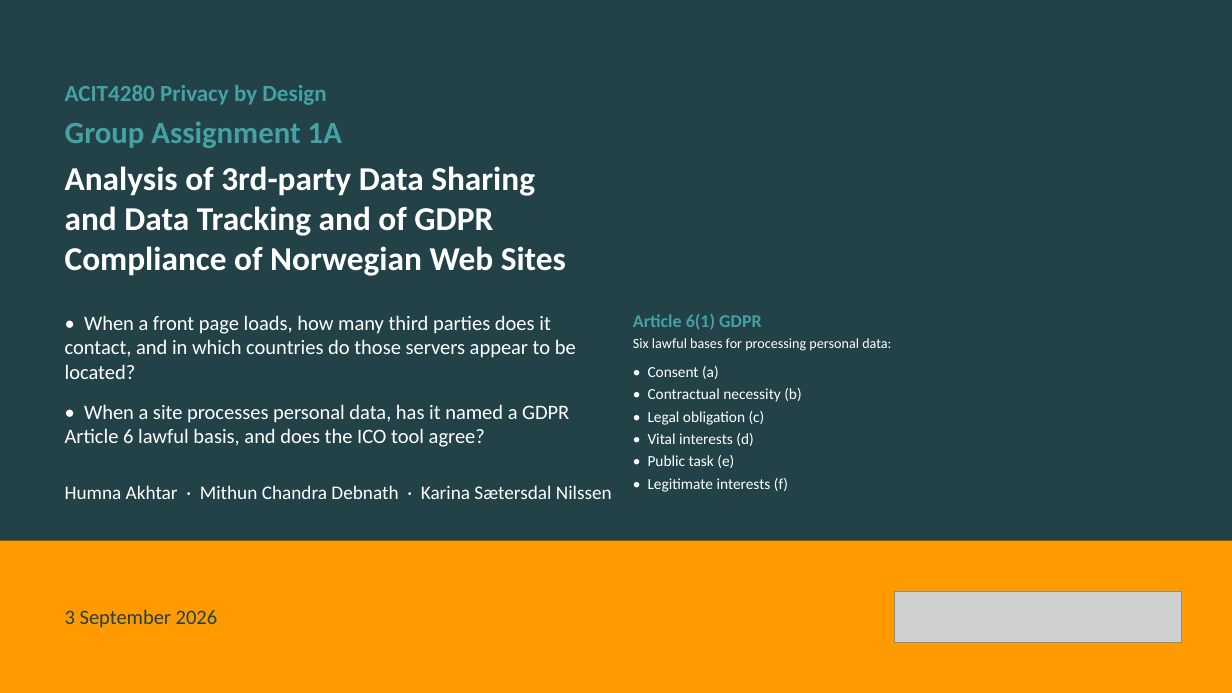
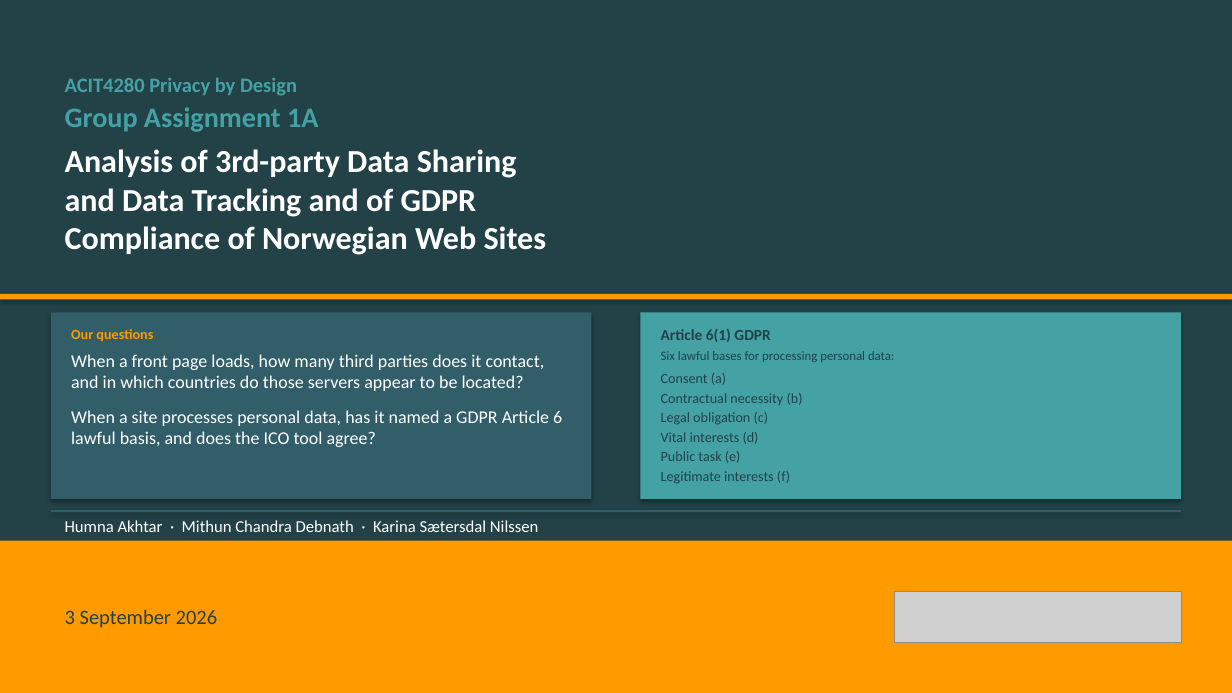
Before and after one commit to kasa031/Bacheloroppgave, a slide deck: slide 1 of ACIT4280_1A_presentation.pptx. Drawn at 1232x693 pixels with LibreOffice and Linux fonts; fonts in the diff are those of the drawing; grey boxes stand for pictures. Boxes give left, top, right and bottom in pixels: in the first picture for what was removed or moved away, otherwise in the second. Text is boxed around its words. In the diff, an @@ line names an element or a change of style, - is before the commit and + after.

```diff
--- a/ACIT4280_1A_presentation.pptx
+++ b/ACIT4280_1A_presentation.pptx
@@ text "ACIT4280 Privacy by Design": place and size @@
-text "ACIT4280 Privacy by Design" at box(65, 85, 326, 105)
+text "ACIT4280 Privacy by Design" at box(65, 78, 297, 96)
@@ text "ACIT4280 Privacy by Design" at box(65, 78, 297, 96): size 18 to 16 pt @@
@@ text "Group Assignment 1A": place and size @@
-text "Group Assignment 1A" at box(65, 121, 342, 148)
+text "Group Assignment 1A" at box(65, 107, 318, 132)
@@ text "Group Assignment 1A" at box(65, 107, 318, 132): size 24 to 22 pt @@
@@ text "Analysis of 3rd-party Data Sharing ...": place and size @@
-text "Analysis of 3rd-party Data Sharing ..." at box(65, 166, 566, 276)
+text "Analysis of 3rd-party Data Sharing ..." at box(65, 149, 547, 255)
@@ text "Analysis of 3rd-party Data Sharing ..." at box(65, 149, 547, 255): size 26 to 25 pt @@
@@ rectangle added at box(0, 294, 1232, 299), fill #FF9A00 @@
@@ rectangle added at box(51, 312, 592, 499), fill #325E6A @@
@@ text added at box(71, 329, 153, 342), 11 pt, text #FF9A00, bold @@
+Our questions
@@ rectangle added at box(640, 312, 1181, 499), fill #44A1A4 @@
@@ text "Article 6(1) GDPR": place and size @@
-text "Article 6(1) GDPR" at box(633, 314, 761, 330)
+text "Article 6(1) GDPR" at box(661, 329, 770, 342)
@@ text "Article 6(1) GDPR" at box(661, 329, 770, 342): size 14 to 12 pt, text colour #44A1A4 to #224248 @@
@@ text at box(71, 354, 562, 447): text changed; size 16 to 14 pt @@
-• When a front page loads, how many third parties does it contact, and in which countries do those servers appear to be located?
-• When a site processes personal data, has it named a GDPR Article 6 lawful basis, and does the ICO tool agree?
+When a front page loads, how many third parties does it contact, and in which countries do those servers appear to be located?
+When a site processes personal data, has it named a GDPR Article 6 lawful basis, and does the ICO tool agree?
@@ text "Six lawful bases for processing ...": place and size @@
-text "Six lawful bases for processing ..." at box(633, 338, 891, 351)
+text "Six lawful bases for processing ..." at box(661, 351, 894, 362)
@@ text "Six lawful bases for processing ..." at box(661, 351, 894, 362): size 11 to 10 pt, text colour #FFFFFF to #224248 @@
@@ text at box(661, 373, 803, 483): text changed; size 12 to 11 pt; text colour #FFFFFF to #224248 @@
-• Consent (a)
-• Contractual necessity (b)
-• Legal obligation (c)
-• Vital interests (d)
-• Public task (e)
-• Legitimate interests (f)
+Consent (a)
+Contractual necessity (b)
+Legal obligation (c)
+Vital interests (d)
+Public task (e)
+Legitimate interests (f)
@@ rectangle added at box(51, 510, 1181, 512), fill #325E6A @@
@@ text "Humna Akhtar · Mithun Chandra ...": place and size @@
-text "Humna Akhtar · Mithun Chandra ..." at box(65, 485, 612, 499)
+text "Humna Akhtar · Mithun Chandra ..." at box(65, 520, 538, 532)
@@ text "Humna Akhtar · Mithun Chandra ..." at box(65, 520, 538, 532): size 15 to 13 pt @@
```
Also in this commit, not shown: 4 other files.
